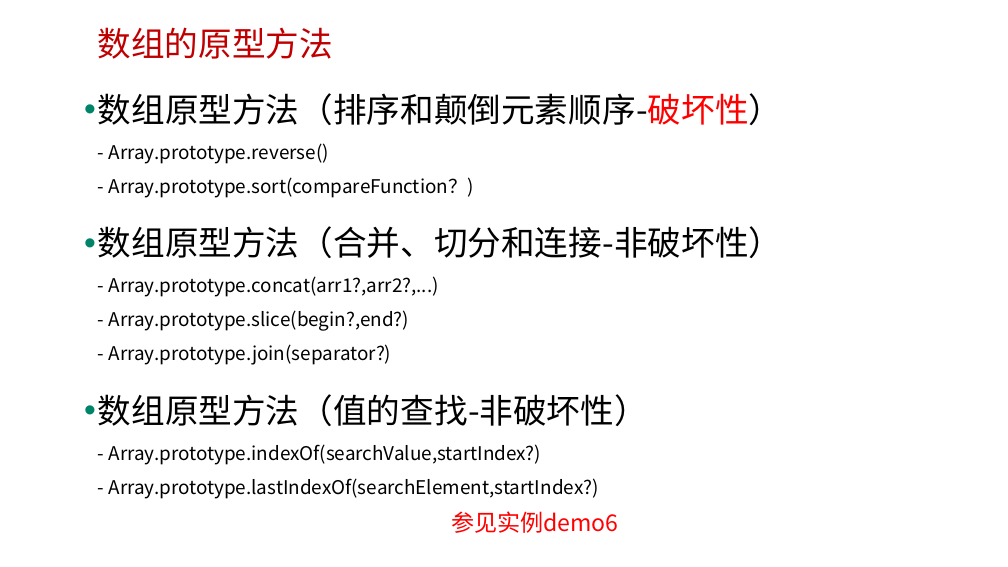
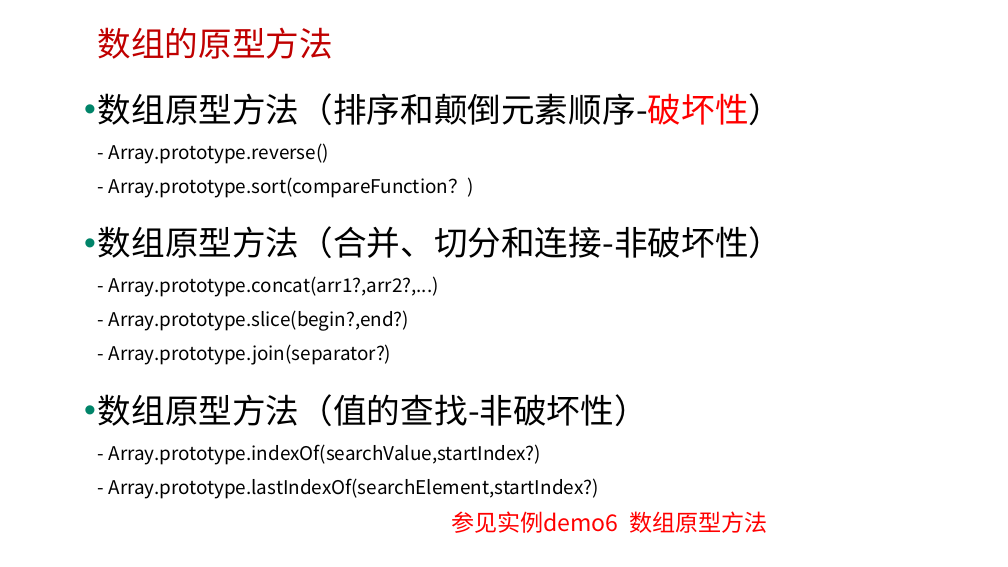
Before and after one commit to edu2act/course-javascript-advanced, a slide deck: slide 12 of 课程PPT/09.JavaScript标准内置对象-构造器（Array、Date、Error等）.pptx. Drawn at 1008x567 pixels with LibreOffice and Linux fonts; fonts in the diff are those of the drawing; background and template pictures are left out. Boxes give left, top, right and bottom in pixels: in the first picture for what was removed or moved away, otherwise in the second. Text is boxed around its words. In the diff, an @@ line names an element or a change of style, - is before the commit and + after.

```diff
--- a/课程PPT/09.JavaScript标准内置对象-构造器（Array、Date、Error等）.pptx
+++ b/课程PPT/09.JavaScript标准内置对象-构造器（Array、Date、Error等）.pptx
@@ text at <box>451,511,767,533</box>: text changed @@
-参见实例demo6
+参见实例demo6 数组原型方法
```
Also in this commit, not shown: 4 other slides changed, 6 slides added, 1 slide removed, 7 other files.
